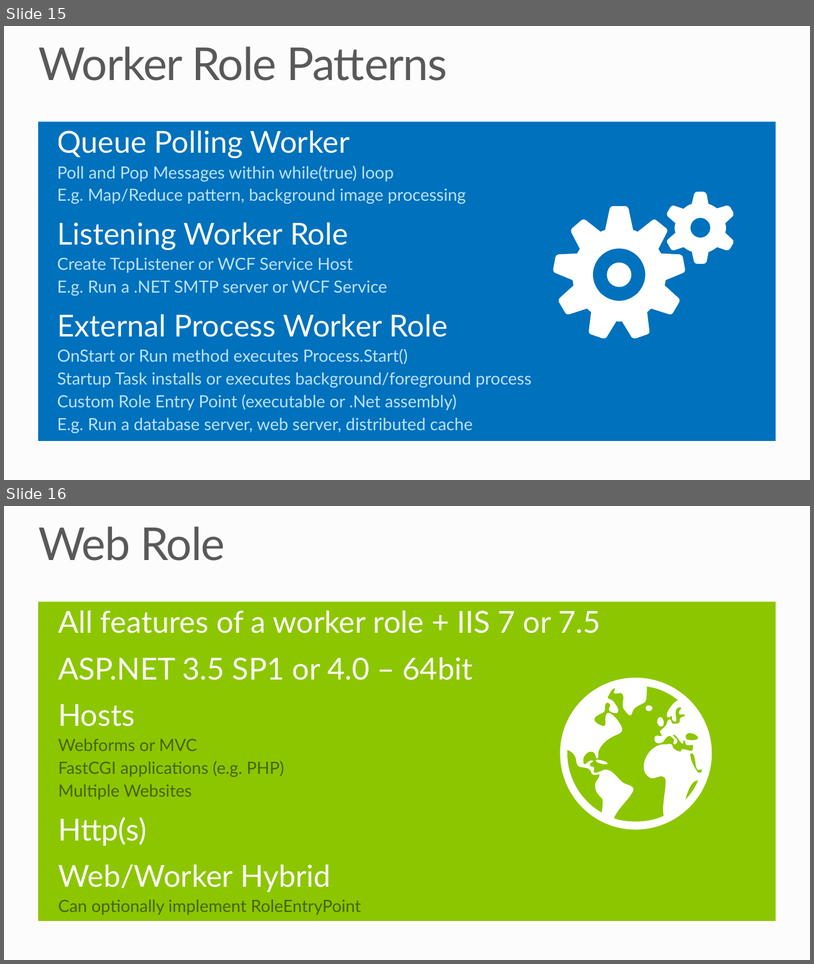
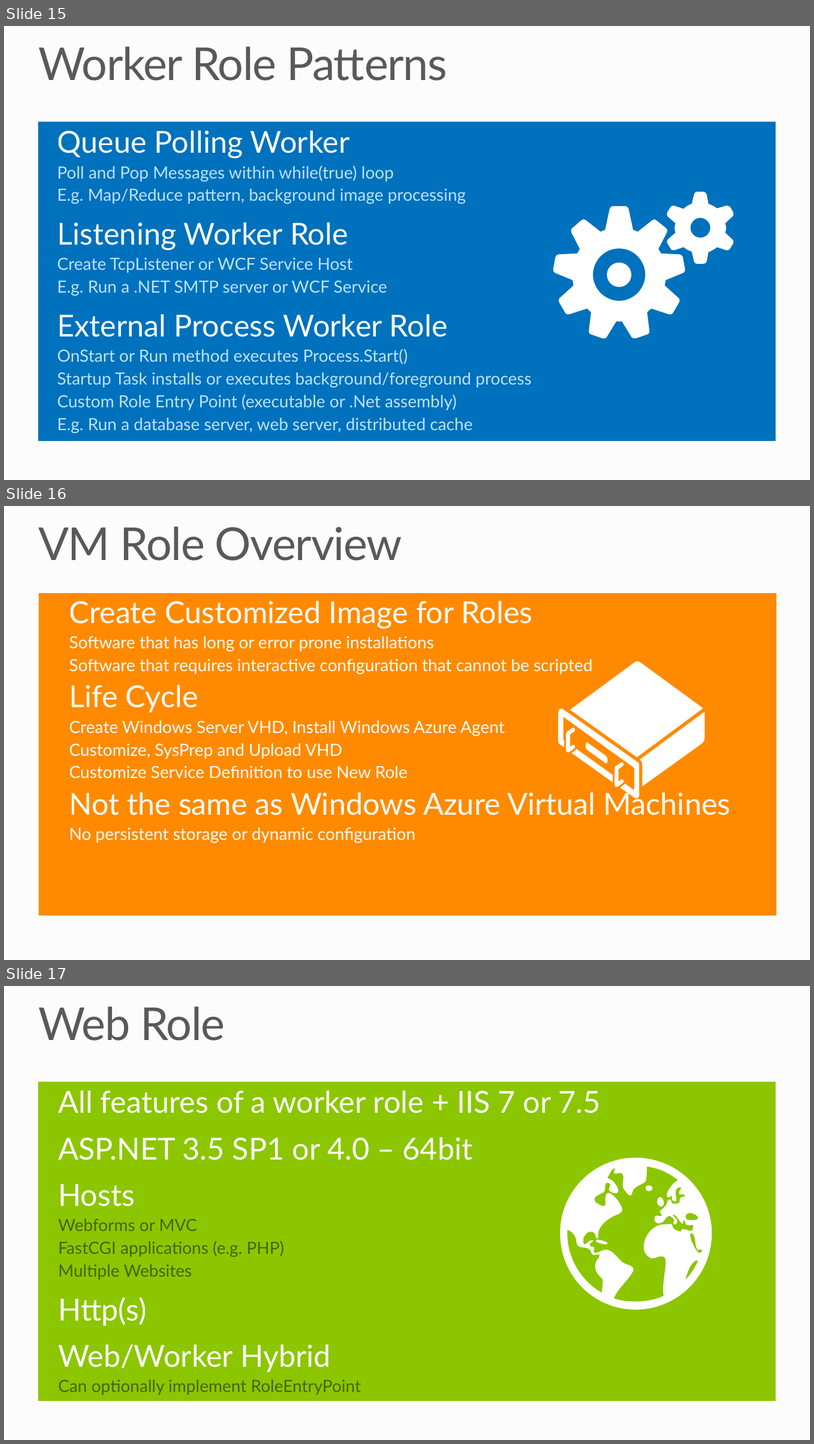
Before and after one commit to mwasham/WATK-Presentations, a slide deck: WindowsAzureCloudServices/WindowsAzureCloudServices.pptx. Shown one above the other, each under a label of ours: slides 15 and 16 before the commit, slides 15, 16 and 17 after it. The pictures are 814x964 and 814x1444 pixels, drawn with LibreOffice and Linux fonts; fonts in the diff are those of the drawing; background and template pictures are left out. Boxes give left, top, right and bottom in pixels: in the first picture for what was removed or moved away, otherwise in the second. Text is boxed around its words. In the diff, an @@ line names an element or a change of style, - is before the commit and + after.

```diff
--- a/WindowsAzureCloudServices/WindowsAzureCloudServices.pptx
+++ b/WindowsAzureCloudServices/WindowsAzureCloudServices.pptx
@@ slide 16 added at box(4, 506, 810, 960), background #FCFCFC @@
@@ title added at box(38, 526, 402, 561), 54 pt, text #595959 @@
+VM Role Overview
@@ text added at box(38, 593, 777, 916), fill #FF8A00, 20 pt, text #FFFFFF @@
+  Create Customized Image for Roles
+  Software that has long or error prone installations
+  Software that requires interactive configuration that cannot be scripted
+  Life Cycle
+  Create Windows Server VHD, Install Windows Azure Agent
+  Customize, SysPrep and Upload VHD
+  Customize Service Definition to use New Role
+  Not the same as Windows Azure Virtual Machines
+  No persistent storage or dynamic configuration
@@ freeform shape added at box(559, 661, 705, 798), fill #FFFFFF @@
@@ what was slide 16 is now slide 17 @@
```
Also in this commit, not shown: 1 slide changed.
